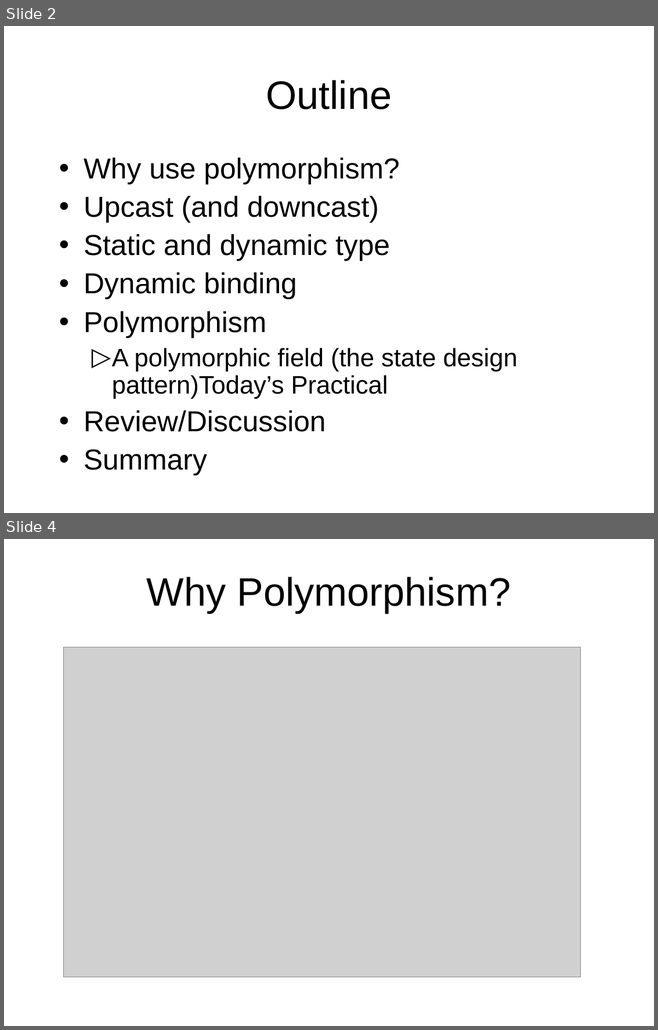
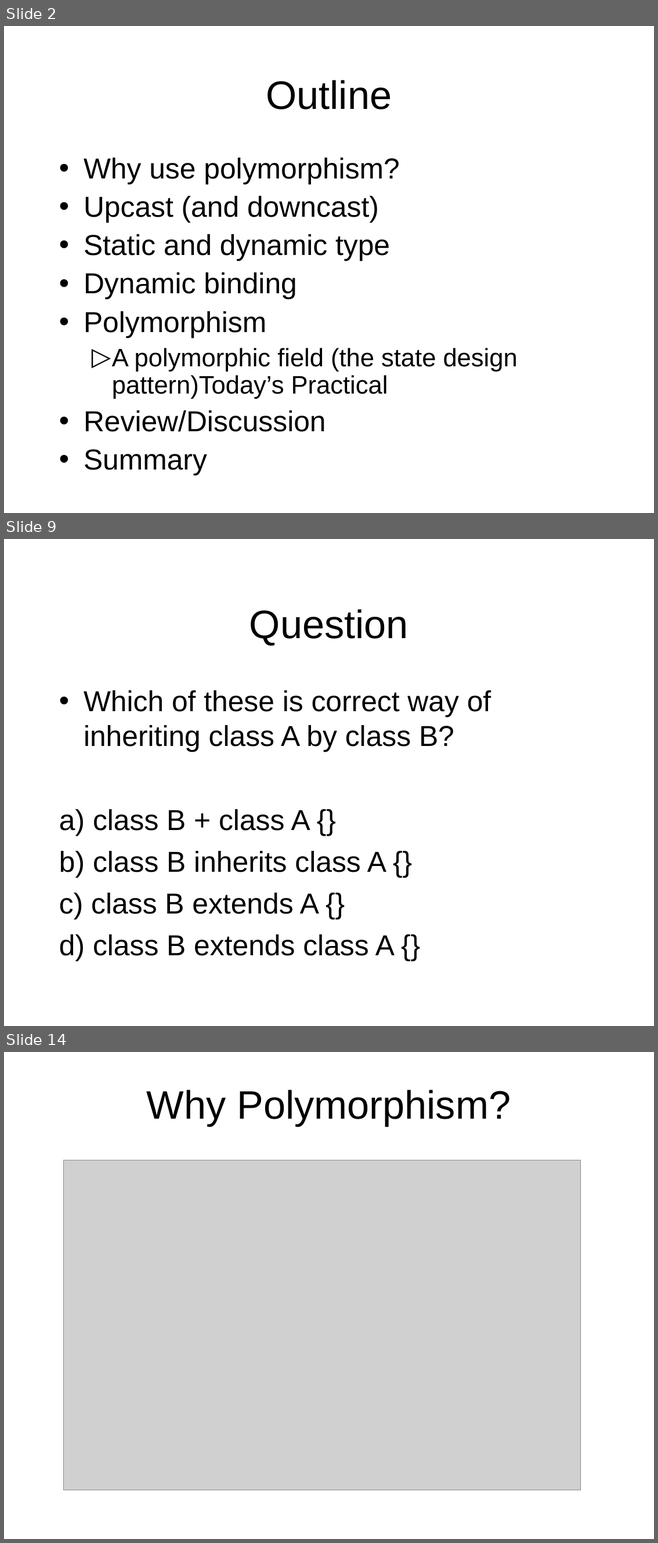
Before and after one commit to octaviordz/zjnu2017.github.io, a slide deck: OOP/lectures/050--Polymorphism.ppt. Shown one above the other, each under a label of ours: slides 2 and 4 before the commit, slides 2, 9 and 14 after it; the slides between them are not shown. The pictures are 658x1030 and 658x1543 pixels, drawn with LibreOffice and Linux fonts; fonts in the diff are those of the drawing; grey boxes stand for pictures. Boxes give left, top, right and bottom in pixels: in the first picture for what was removed or moved away, otherwise in the second. Text is boxed around its words. In the diff, an @@ line names an element or a change of style, - is before the commit and + after.

```diff
--- a/OOP/lectures/050--Polymorphism.ppt
+++ b/OOP/lectures/050--Polymorphism.ppt
@@ slide 9 added at <box>4,539,654,1026</box>, background #FFFFFF @@
@@ title added at <box>249,609,408,646</box>, 44 pt, text #000000 @@
+Question
@@ text added at <box>59,690,491,962</box>, 32 pt, text #000000 @@
+• Which of these is correct way of inheriting class A by class B?
+a) class B + class A {}
+b) class B inherits class A {}
+c) class B extends A {}
+d) class B extends class A {}
@@ what was slide 4 is now slide 14 @@
```
Also in this commit, not shown: 9 slides changed, 19 other slides added, 2 other files.
